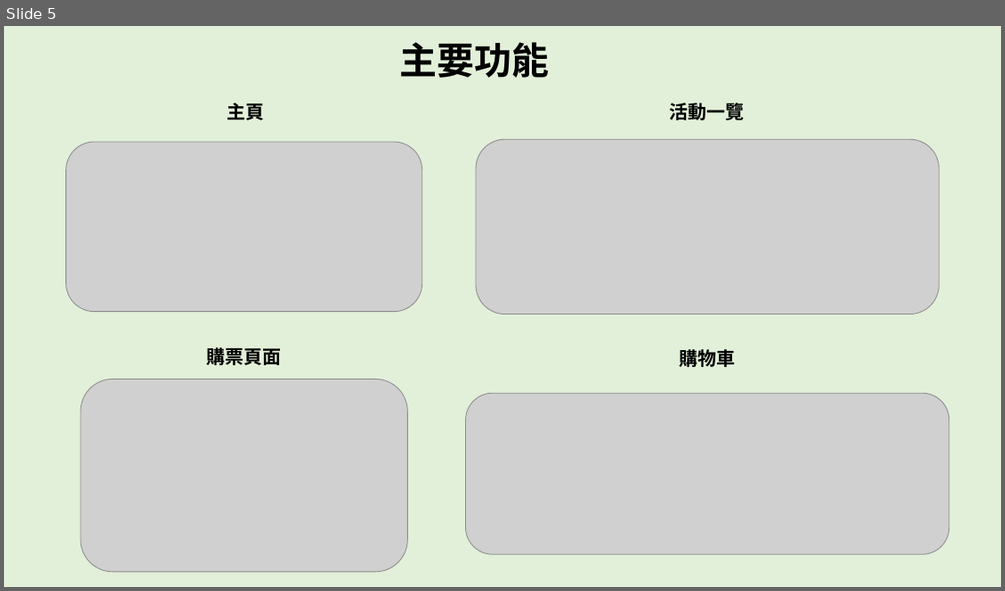
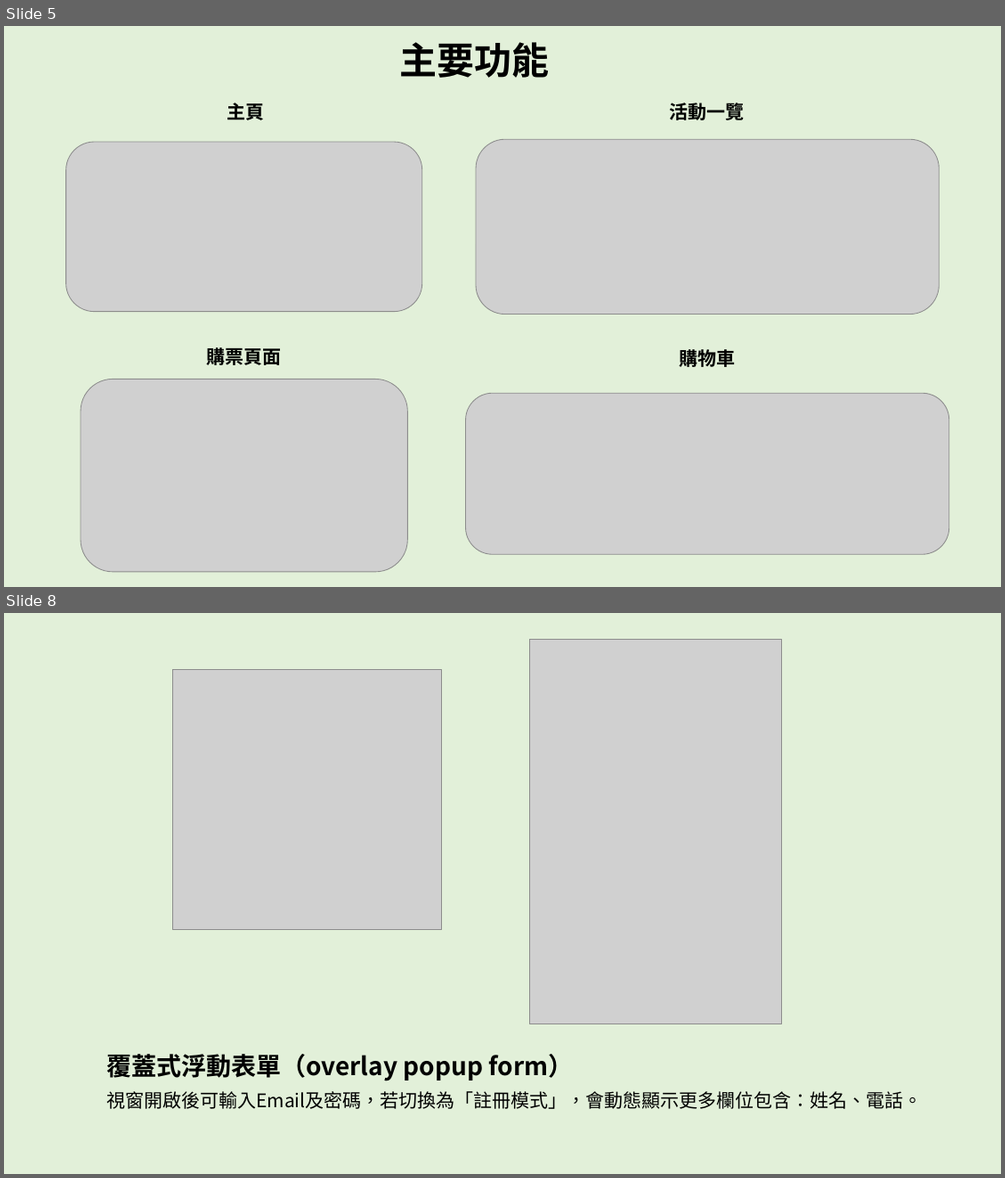
Before and after one commit to ZHAO-ZHIJIA/tixmart, a slide deck: MyProjects/PPT/售票.pptx. Shown one above the other, each under a label of ours: slide 5 before the commit, slides 5 and 8 after it; the slides between them are not shown. The pictures are 1005x591 and 1005x1178 pixels, drawn with LibreOffice and Linux fonts; fonts in the diff are those of the drawing; grey boxes stand for pictures. Boxes give left, top, right and bottom in pixels: in the first picture for what was removed or moved away, otherwise in the second. Text is boxed around its words. In the diff, an @@ line names an element or a change of style, - is before the commit and + after.

```diff
--- a/MyProjects/PPT/售票.pptx
+++ b/MyProjects/PPT/售票.pptx
@@ slide 8 added at (x1=4, y1=613, x2=1001, y2=1174), background #E2F0D9 @@
@@ picture added at (x1=530, y1=639, x2=782, y2=1023) @@
@@ picture added at (x1=172, y1=669, x2=442, y2=929) @@
@@ text added at (x1=106, y1=1054, x2=922, y2=1109), 18 pt, text #000000 @@
+覆蓋式浮動表單（overlay popup form）
+視窗開啟後可輸入Email及密碼，若切換為「註冊模式」，會動態顯示更多欄位包含：姓名、電話。
```
Also in this commit, not shown: 1 slide changed, 4 other slides added.
